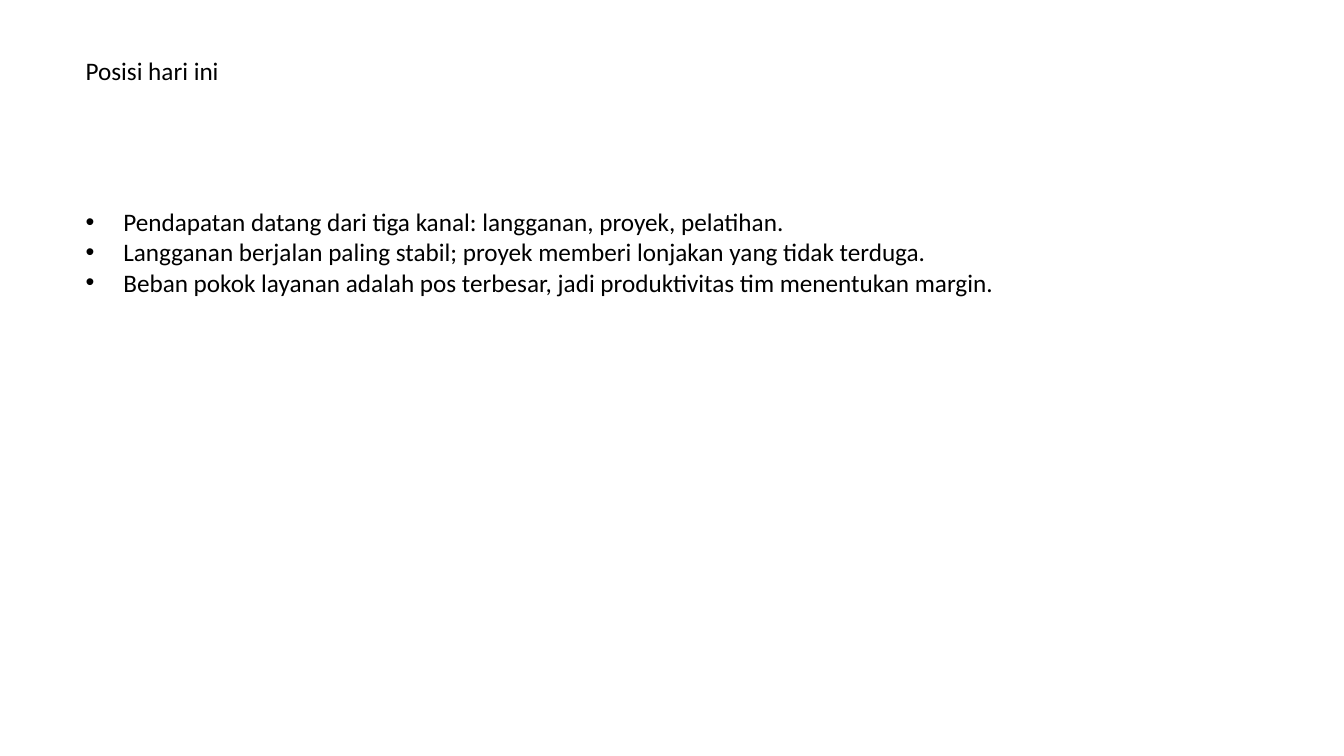
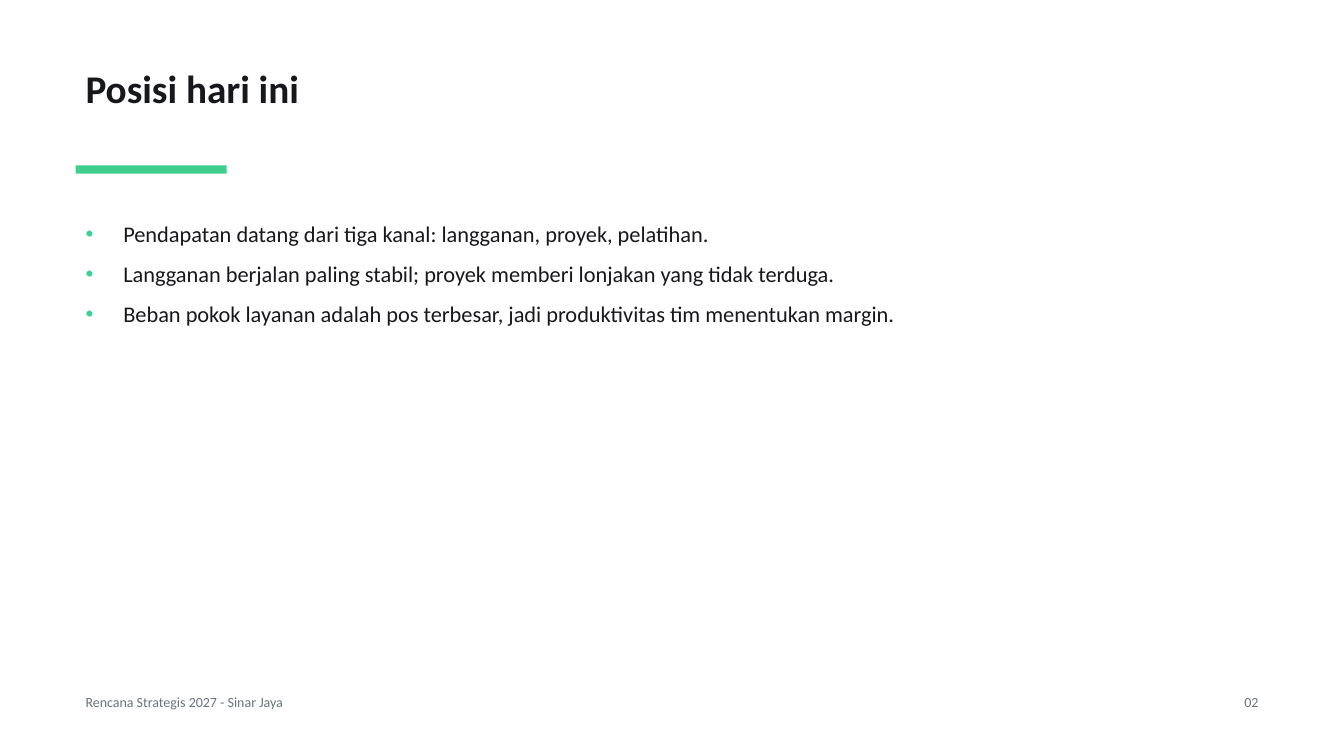
Before and after one commit to afnannuzulasugihartono/opera-agent, a slide deck: slide 2 of landing/contoh/rencana-strategis-2027.pptx (slide 1 before the commit). Drawn at 1344x756 pixels with LibreOffice and Linux fonts; fonts in the diff are those of the drawing. Boxes give left, top, right and bottom in pixels: in the first picture for what was removed or moved away, otherwise in the second. Text is boxed around its words. In the diff, an @@ line names an element or a change of style, - is before the commit and + after.

Commit message:
feat: give the office files a house style
The workbook, the deck and the paper were dumps of cells and bullets. The site hands them to a visitor as proof of work, so they now read as documents: a titled sheet with a marked header, a frozen row and a money column wide enough to show the money; a deck that opens on a cover and holds its checked figure in a card; a paper with a rule under the title, padded tables and a page footer. One palette file holds the colours, so the three formats cannot drift apart. The money now reads the Indonesian way, which also ends the hash the too-narrow money column used to print.

The four sample artifacts are rebuilt, so the bytes a visitor downloads are the bytes this writer makes.

```diff
--- a/landing/contoh/rencana-strategis-2027.pptx
+++ b/landing/contoh/rencana-strategis-2027.pptx
@@ text "Posisi hari ini" at [86, 75, 299, 104]: size 18 to 28 pt, text colour #000000 to #17181C, bold on; line spacing 1 to 1.2 @@
@@ rectangle added at [76, 165, 227, 173], fill #3ECF8E @@
@@ text "Pendapatan datang dari tiga kanal: ..." at [123, 226, 894, 326]: size 18 to 16 pt, text colour #000000 to #17181C; line spacing 1 to 1.5 @@
@@ text added at [86, 697, 283, 710], 10 pt, text #6B7280 @@
+Rencana Strategis 2027 - Sinar Jaya
@@ text added at [1244, 698, 1258, 707], 10 pt, text #6B7280 @@
+02
```
Also in this commit, not shown: 3 other slides changed, 1 slide added, 15 other files.
